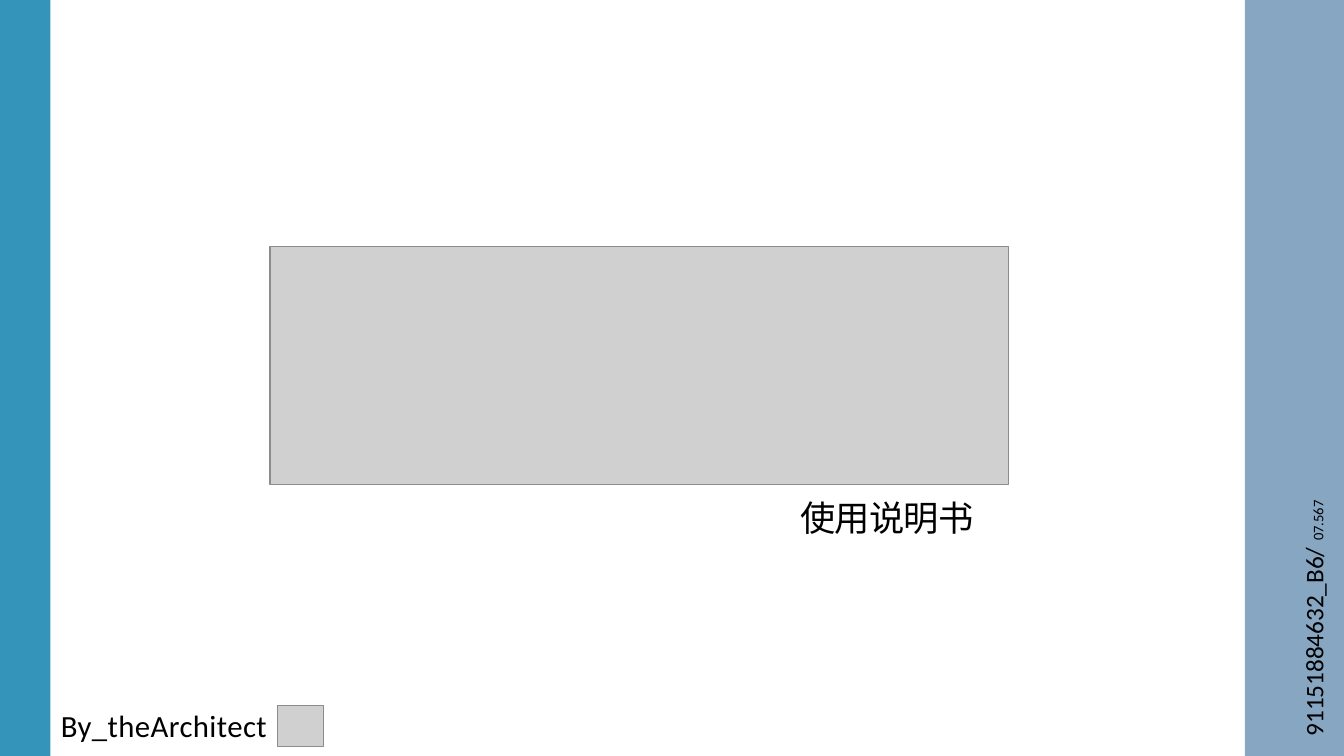
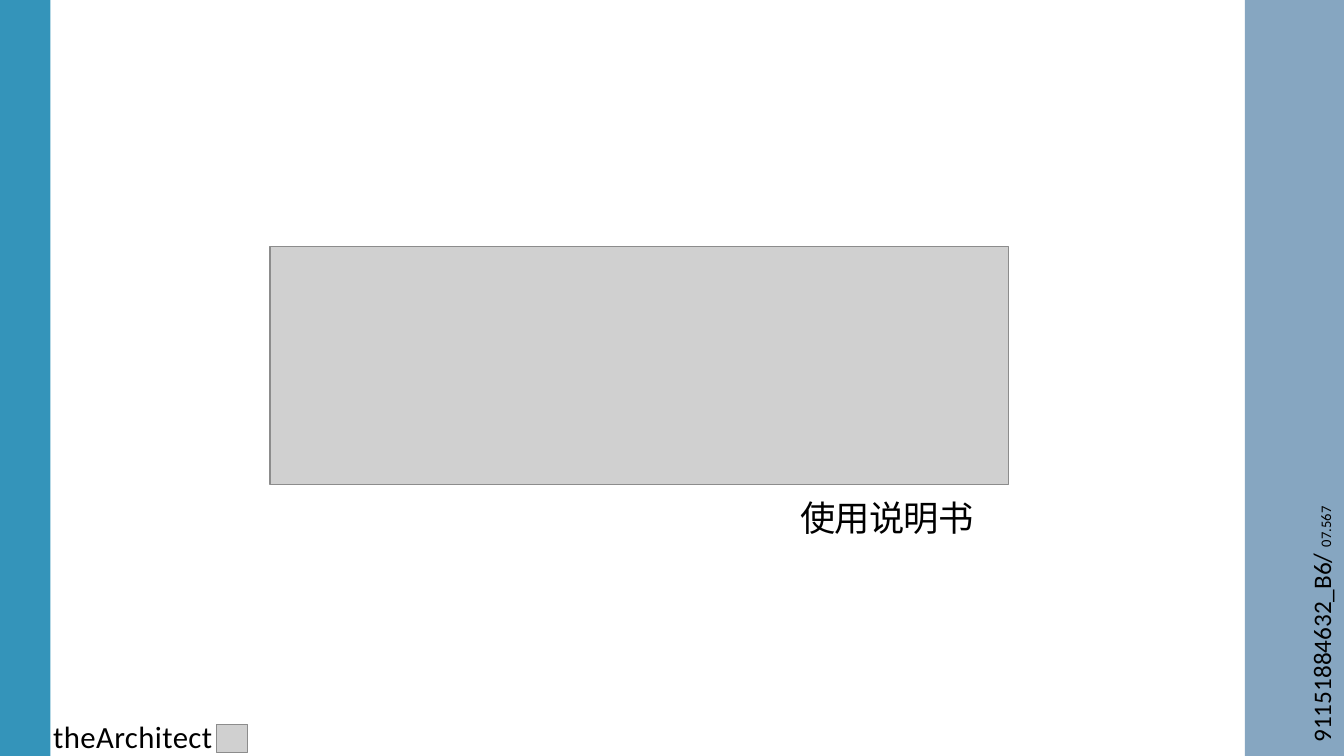
Before and after one commit to syx007/GamePlayGround, a slide deck: slide 1 of document/ROOT 操作指南.pptx. Drawn at 1344x756 pixels with LibreOffice and Linux fonts; fonts in the diff are those of the drawing; grey boxes stand for pictures. Boxes give left, top, right and bottom in pixels: in the first picture for what was removed or moved away, otherwise in the second. Text is boxed around its words. In the diff, an @@ line names an element or a change of style, - is before the commit and + after.

```diff
--- a/document/ROOT 操作指南.pptx
+++ b/document/ROOT 操作指南.pptx
@@ text "91151884632_B6/07.567": place and size @@
-text "91151884632_B6/07.567" at [1299,504,1330,730]
+text "91151884632_B6/07.567" at [1307,510,1338,736]
@@ subtitle at [53,726,212,749]: text changed @@
-By_theArchitect
+theArchitect
@@ picture: place and size @@
-picture at [277,706,324,747]
+picture at [216,724,247,752]
```
Also in this commit, not shown: 10 other slides changed, 3 slides added, 1 slide removed.
